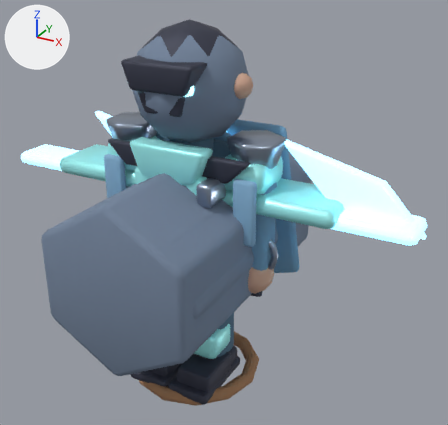
What one commit did to the glTF model public/assets/models/characters/flyingEliteArcher.glb.
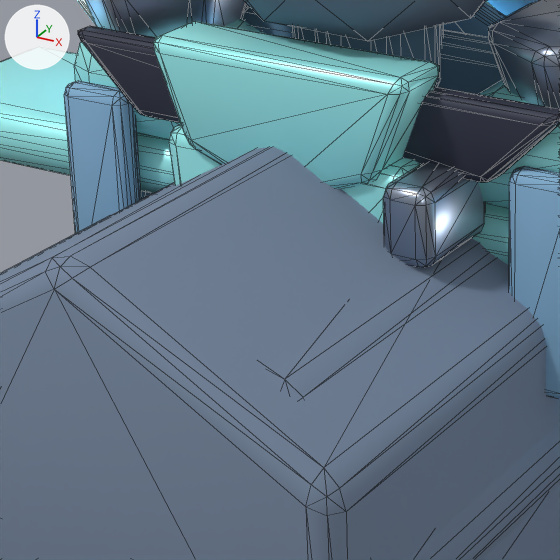
Old and new are each drawn whole from a camera (50 mm lens) standing at (1.637, -2.633, 2.337) and looking at (0.121, 0.123, 0.959) and again close up on the part from 19% to 55% of the width and 31% to 69% of the height. Arrows for +X, +Y and +Z are at upper left; the lights stay in place. The first two pictures are the older version. The close-ups show mesh edges as thin lines. Where no turn or scale is listed for an object, it has been applied to the vertices.

The first close-up shows 'LOD1_PROXY_body', 'LOD2_PROXY_body', 'LOD2_PROXY_head', 'armPanel.L', 'armPanel.R', 'collarFront', 'enemyShoulderTrim', 'rangedMantle', 'rangedSight', 'shoulderCap.-1', 'shoulderCap.1', 'wing.-1.inner' and 9 more.
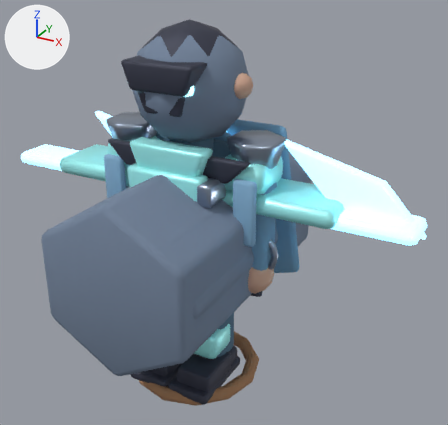
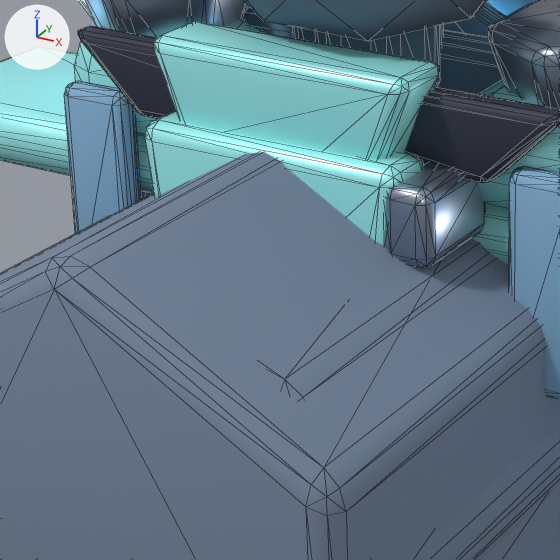
Patch to the scene script:
```diff
--- a/public/assets/models/characters/flyingEliteArcher.glb.py
+++ b/public/assets/models/characters/flyingEliteArcher.glb.py
@@ me_torsofrontshellmesh_022 @@
+me_torsofrontshellmesh_022.from_pydata(...)  # 68 vertices, 132 faces; spans x -0.218..0.218, y -0.05..0.05, z 0.79..1.3
+me_torsofrontshellmesh_022.materials.append(mat_mat_flyingelitearcher_accent)  # cyan #aaffff
@@ ob_torsofrontshell @@
+ob_torsofrontshell = bpy.data.objects.new('torsoFrontShell', me_torsofrontshellmesh_022)
+ob_torsofrontshell.location = (0.0, -0.24, 0.0)
```

Pixel boxes [x1, y1, x2, y2] of what changed, in the close-ups (560 x 560 px):
'torsoFrontShell', added (cyan)
    after: [145, 111, 424, 246]
'torsoShell', unchanged, covered by the edit
    before: [169, 124, 421, 224]
